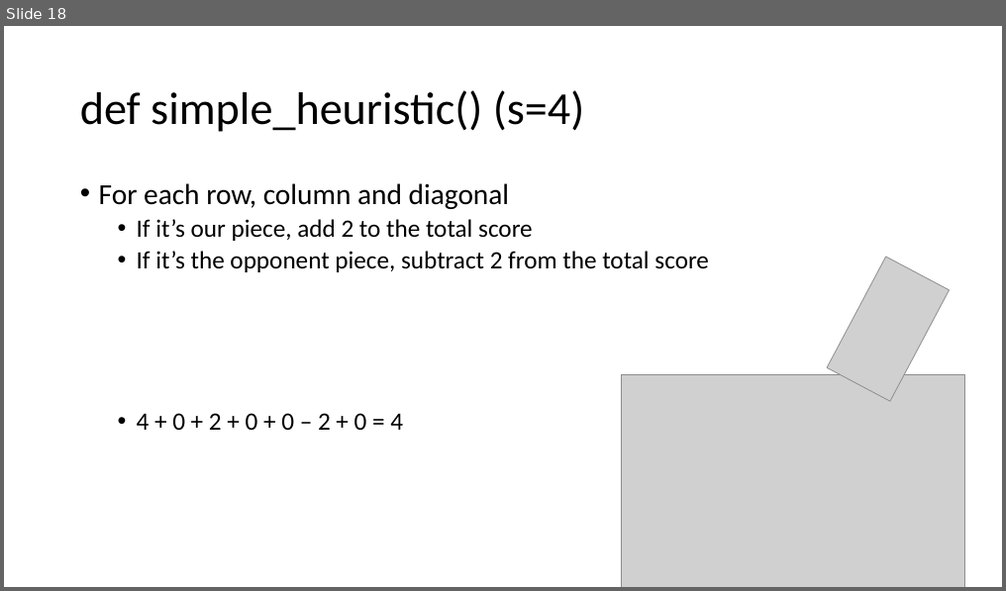
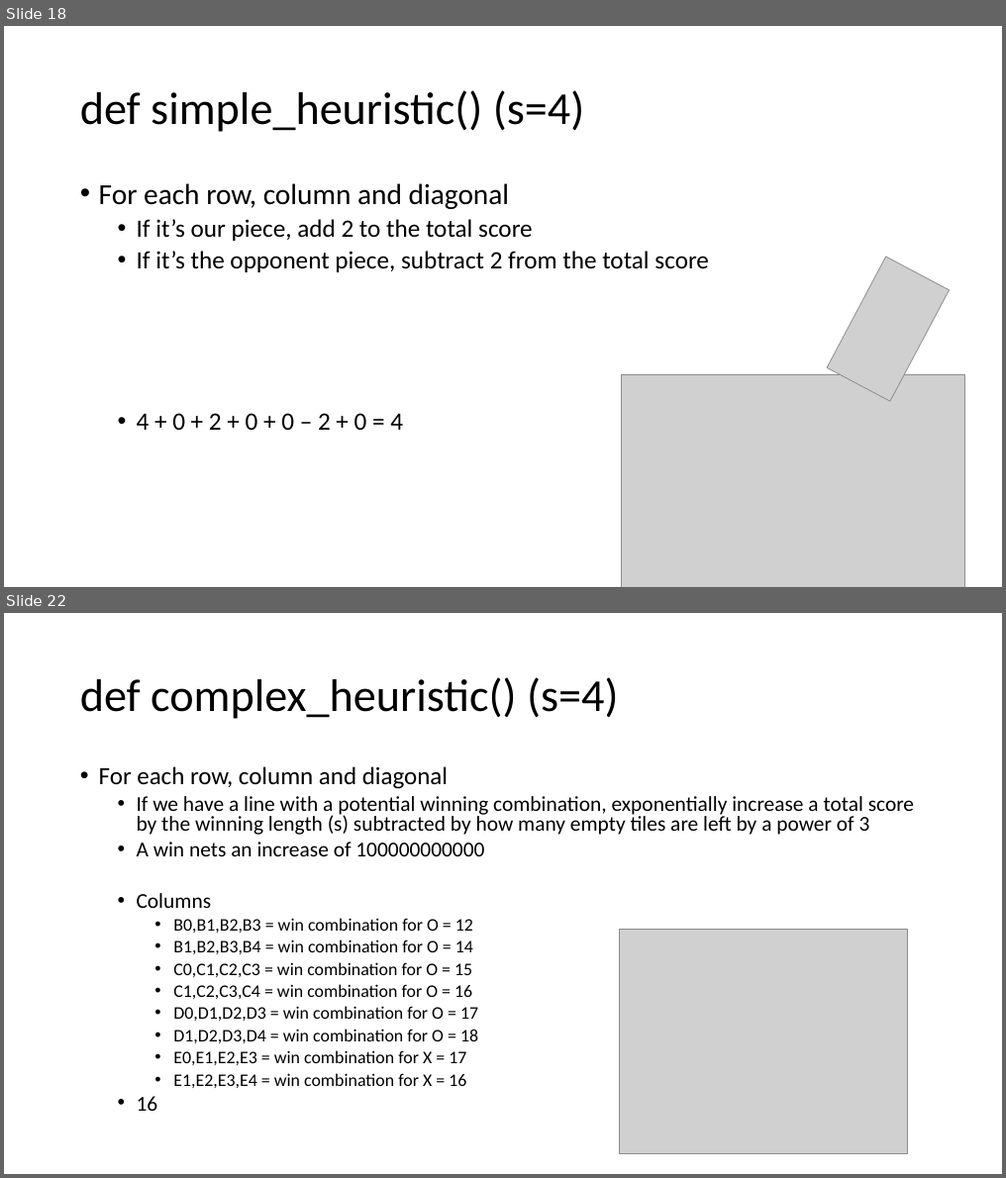
Before and after one commit to jaredcohen1998/comp472-miniproject2, a slide deck: powerpoint.pptx. Shown one above the other, each under a label of ours: slide 18 before the commit, slides 18 and 22 after it; the slides between them are not shown. The pictures are 1006x591 and 1006x1178 pixels, drawn with LibreOffice and Linux fonts; fonts in the diff are those of the drawing; grey boxes stand for pictures. Boxes give left, top, right and bottom in pixels: in the first picture for what was removed or moved away, otherwise in the second. Text is boxed around its words. In the diff, an @@ line names an element or a change of style, - is before the commit and + after.

```diff
--- a/powerpoint.pptx
+++ b/powerpoint.pptx
@@ slide 22 added at box(4, 613, 1002, 1174), background #FFFFFF @@
@@ title added at box(80, 677, 618, 719), 44 pt, text #000000 @@
+def complex_heuristic() (s=4)
@@ text added at box(99, 766, 914, 1088), 17 pt, text #000000 @@
+• For each row, column and diagonal
+  • If we have a line with a potential winning combination, exponentially increase a total score by the winning length (s) subtracted by how many empty tiles are left by a power of 3
+  • A win nets an increase of 100000000000
+  • Columns
+    • B0,B1,B2,B3 = win combination for O = 12
+    • B1,B2,B3,B4 = win combination for O = 14
+    • C0,C1,C2,C3 = win combination for O = 15
+    • C1,C2,C3,C4 = win combination for O = 16
+    • D0,D1,D2,D3 = win combination for O = 17
+    • D1,D2,D3,D4 = win combination for O = 18
+    • E0,E1,E2,E3 = win combination for X = 17
+    • E1,E2,E3,E4 = win combination for X = 16
+  • 16
@@ picture added at box(620, 929, 908, 1154) @@
```
Also in this commit, not shown: 3 slides changed, 1 other slide added.
